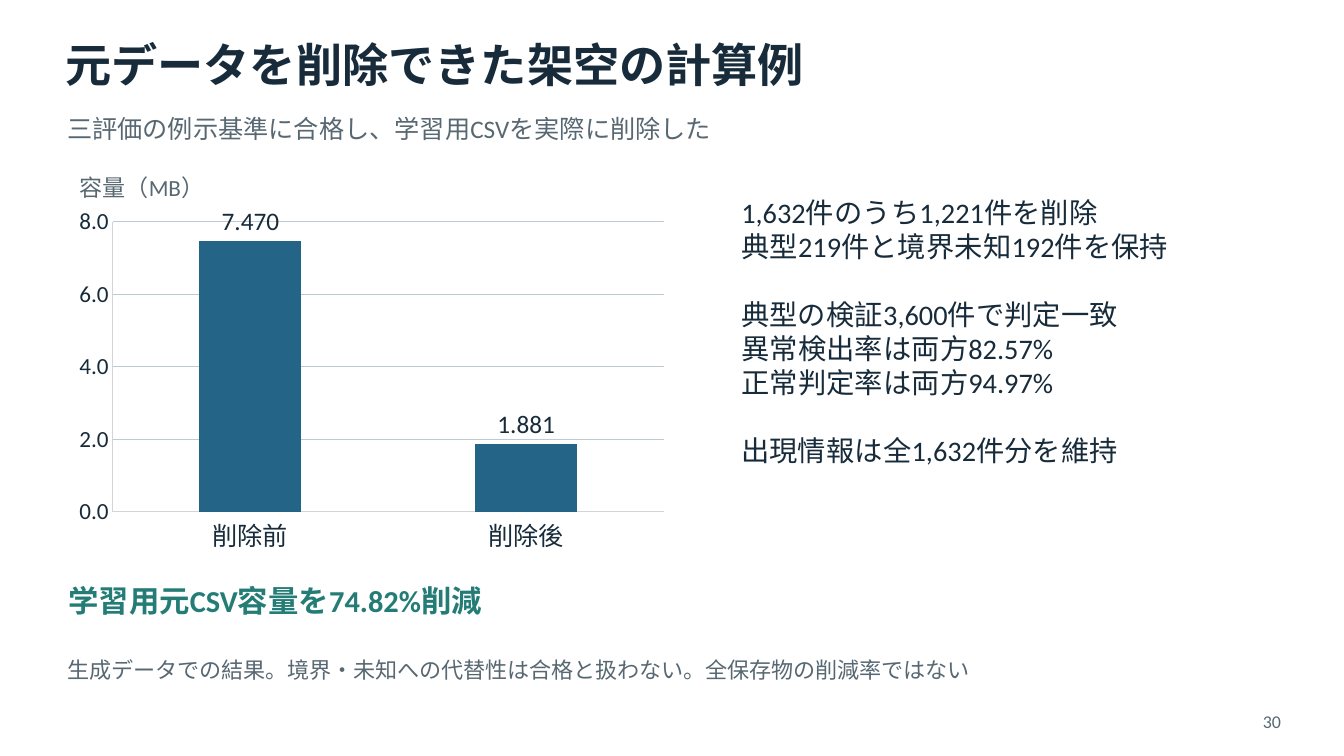
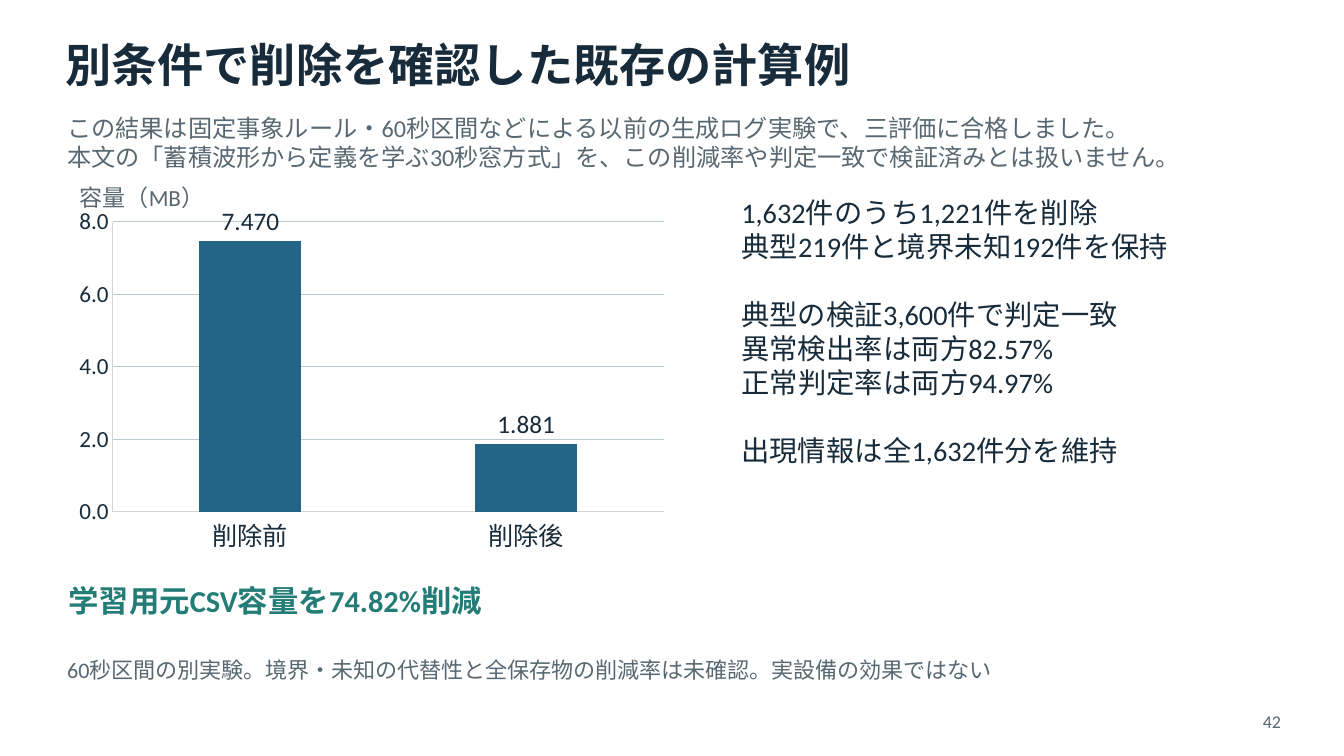
Before and after one commit to tachyonstone/test, a slide deck: slide 42 of 発明アイデア説明資料.pptx (slide 30 before the commit). Drawn at 1344x756 pixels with LibreOffice and Linux fonts; fonts in the diff are those of the drawing. Boxes give left, top, right and bottom in pixels: in the first picture for what was removed or moved away, otherwise in the second. Text is boxed around its words. In the diff, an @@ line names an element or a change of style, - is before the commit and + after.

```diff
--- a/発明アイデア説明資料.pptx
+++ b/発明アイデア説明資料.pptx
@@ text at <box>65,42,850,87</box>: text changed @@
-元データを削除できた架空の計算例
+別条件で削除を確認した既存の計算例
@@ text at <box>67,116,1179,168</box>: text changed; size 18 to 17.2 pt @@
-三評価の例示基準に合格し、学習用CSVを実際に削除した
+この結果は固定事象ルール・60秒区間などによる以前の生成ログ実験で、三評価に合格しました。
+本文の「蓄積波形から定義を学ぶ30秒窓方式」を、この削減率や判定一致で検証済みとは扱いません。
@@ text "容量（MB）": place and size @@
-text "容量（MB）" at <box>80,176,204,198</box>
+text "容量（MB）" at <box>80,186,204,208</box>
@@ text at <box>67,659,992,680</box>: text changed @@
-生成データでの結果。境界・未知への代替性は合格と扱わない。全保存物の削減率ではない
+60秒区間の別実験。境界・未知の代替性と全保存物の削減率は未確認。実設備の効果ではない
@@ text at <box>1263,716,1281,728</box>: text changed @@
-30
+42
```
Also in this commit, not shown: 41 other slides changed, 16 slides added, 3 slides removed.
